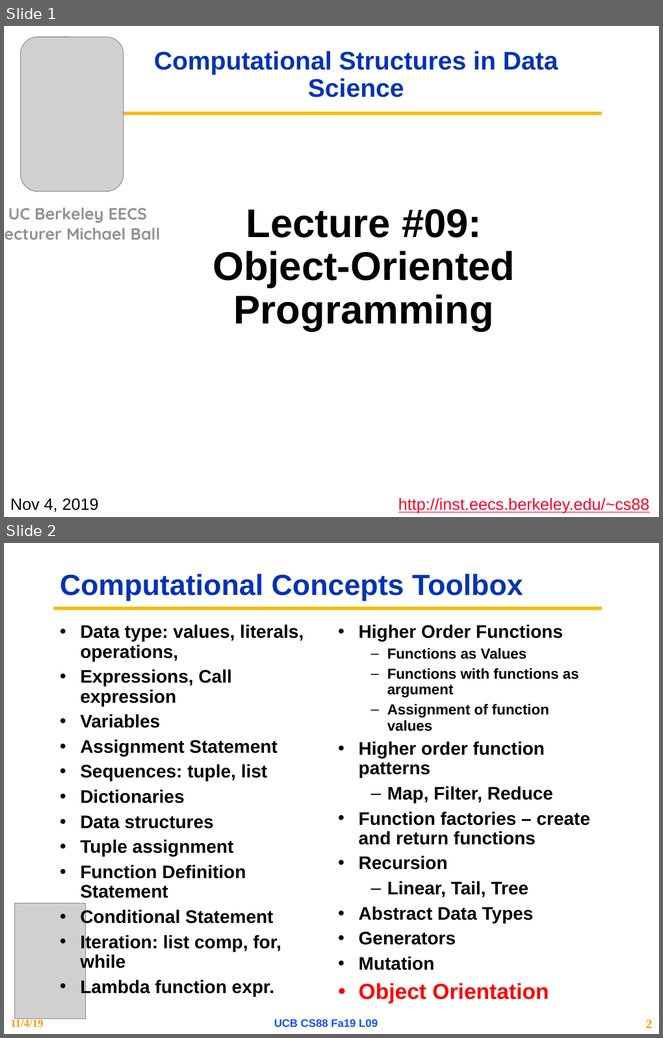
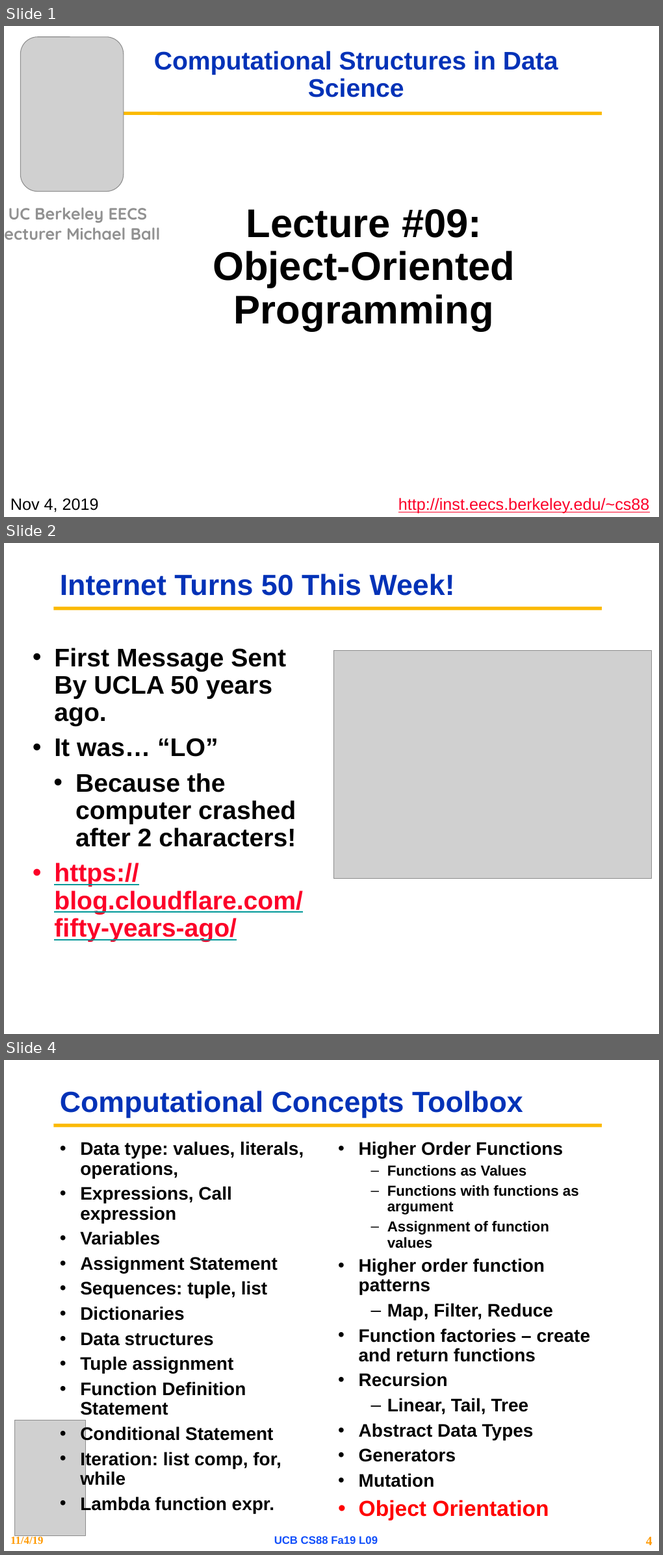
Before and after one commit to cs88-website/cs88-website.github.io, a slide deck: fa19/assets/slides/fa19/09-Object_Oriented_Programming.pptx. Shown one above the other, each under a label of ours: slides 1 and 2 before the commit, slides 1, 2 and 4 after it; the slides between them are not shown. The pictures are 663x1038 and 663x1555 pixels, drawn with LibreOffice and Linux fonts; fonts in the diff are those of the drawing; grey boxes stand for pictures; background and template pictures are left out. Boxes give left, top, right and bottom in pixels: in the first picture for what was removed or moved away, otherwise in the second. Text is boxed around its words. In the diff, an @@ line names an element or a change of style, - is before the commit and + after.

```diff
--- a/fa19/assets/slides/fa19/09-Object_Oriented_Programming.pptx
+++ b/fa19/assets/slides/fa19/09-Object_Oriented_Programming.pptx
@@ slide 2 added at <box>4,543,659,1034</box>, background #FFFFFF; not listed: 1 template element that a slide beside it also shows @@
@@ title added at <box>60,574,455,596</box>, 32 pt, text #0332B7, bold @@
+Internet Turns 50 This Week!
@@ text added at <box>54,648,303,942</box>, 28 pt, text #000000, bold @@
+• First Message Sent By UCLA 50 years ago.
+• It was… “LO”
+  • Because the computer crashed after 2 characters!
+• https://blog.cloudflare.com/fifty-years-ago/
@@ picture added at <box>334,650,652,879</box> @@
@@ what was slide 2 is now slide 4 @@
@@ page number at <box>646,1537,653,1546</box>: text changed @@
-2
+4
```
Also in this commit, not shown: 2 slides changed, 1 other slide added, 10 other files.
